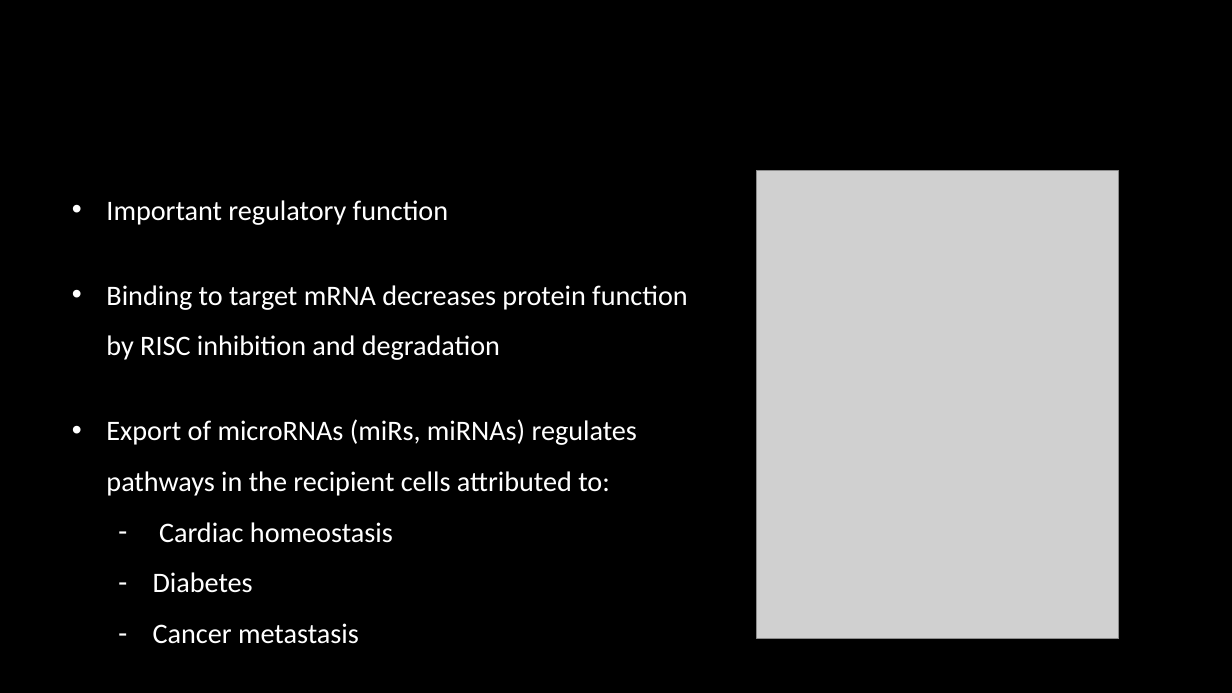
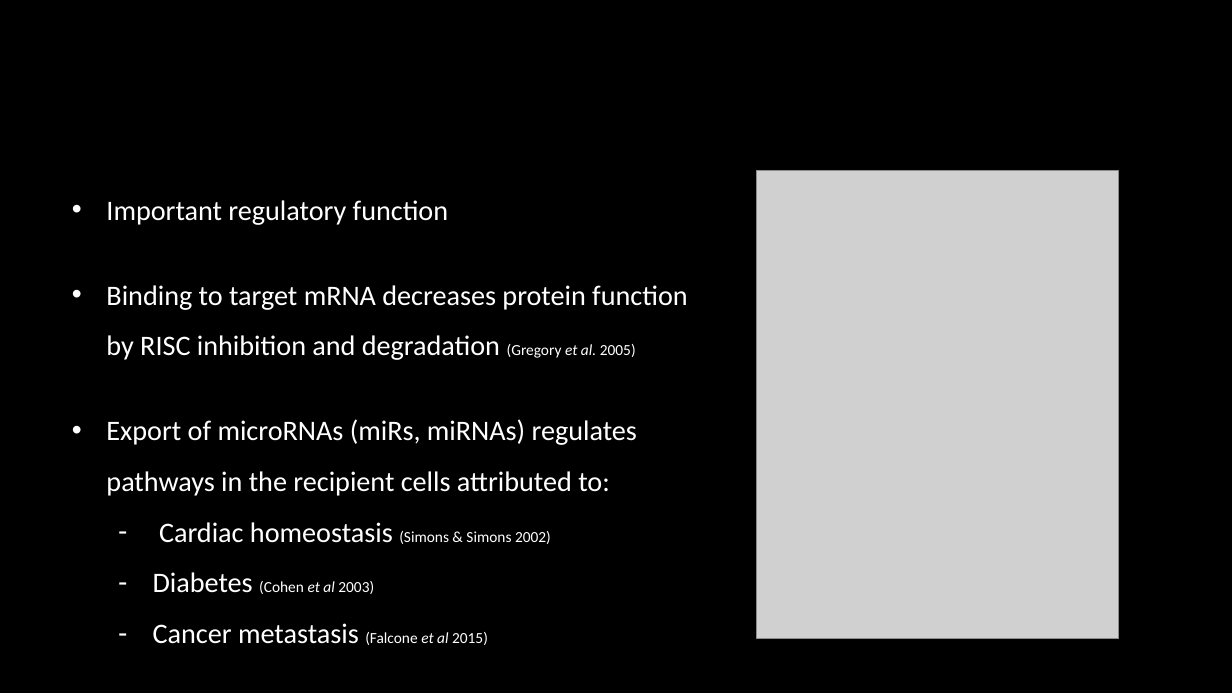
Before and after one commit to HarleyRobinson/Honours2, a slide deck: slide 2 of BackgroundInfo/Selective export of microRNA via extracellular vesicles.pptx. Drawn at 1232x693 pixels with LibreOffice and Linux fonts; fonts in the diff are those of the drawing; grey boxes stand for pictures; background and template pictures are left out. Boxes give left, top, right and bottom in pixels: in the first picture for what was removed or moved away, otherwise in the second. Text is boxed around its words. In the diff, an @@ line names an element or a change of style, - is before the commit and + after.

```diff
--- a/BackgroundInfo/Selective export of microRNA via extracellular vesicles.pptx
+++ b/BackgroundInfo/Selective export of microRNA via extracellular vesicles.pptx
@@ text at box(106, 285, 687, 360): text changed @@
-• Binding to target mRNA decreases protein function by RISC inhibition and degradation
+• Binding to target mRNA decreases protein function by RISC inhibition and degradation (Gregory et al. 2005)
@@ text at box(153, 522, 551, 645): text changed; size 22 to 12 pt @@
-  – Cardiac homeostasis
-  – Diabetes
-  – Cancer metastasis
+  – Cardiac homeostasis (Simons & Simons 2002)
+  – Diabetes (Cohen et al 2003)
+  – Cancer metastasis (Falcone et al 2015)
```
Also in this commit, not shown: 4 other slides changed, 12 other files.
